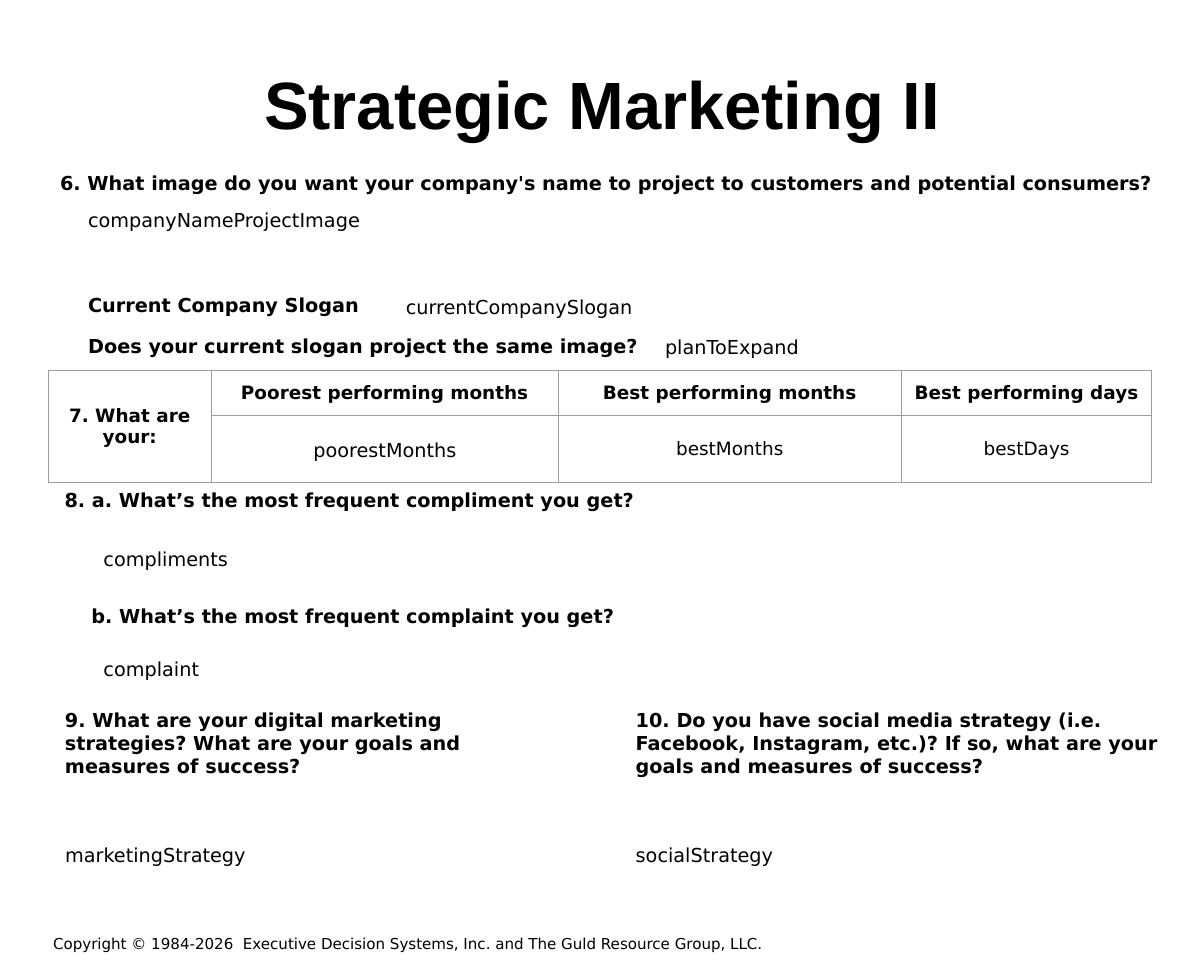
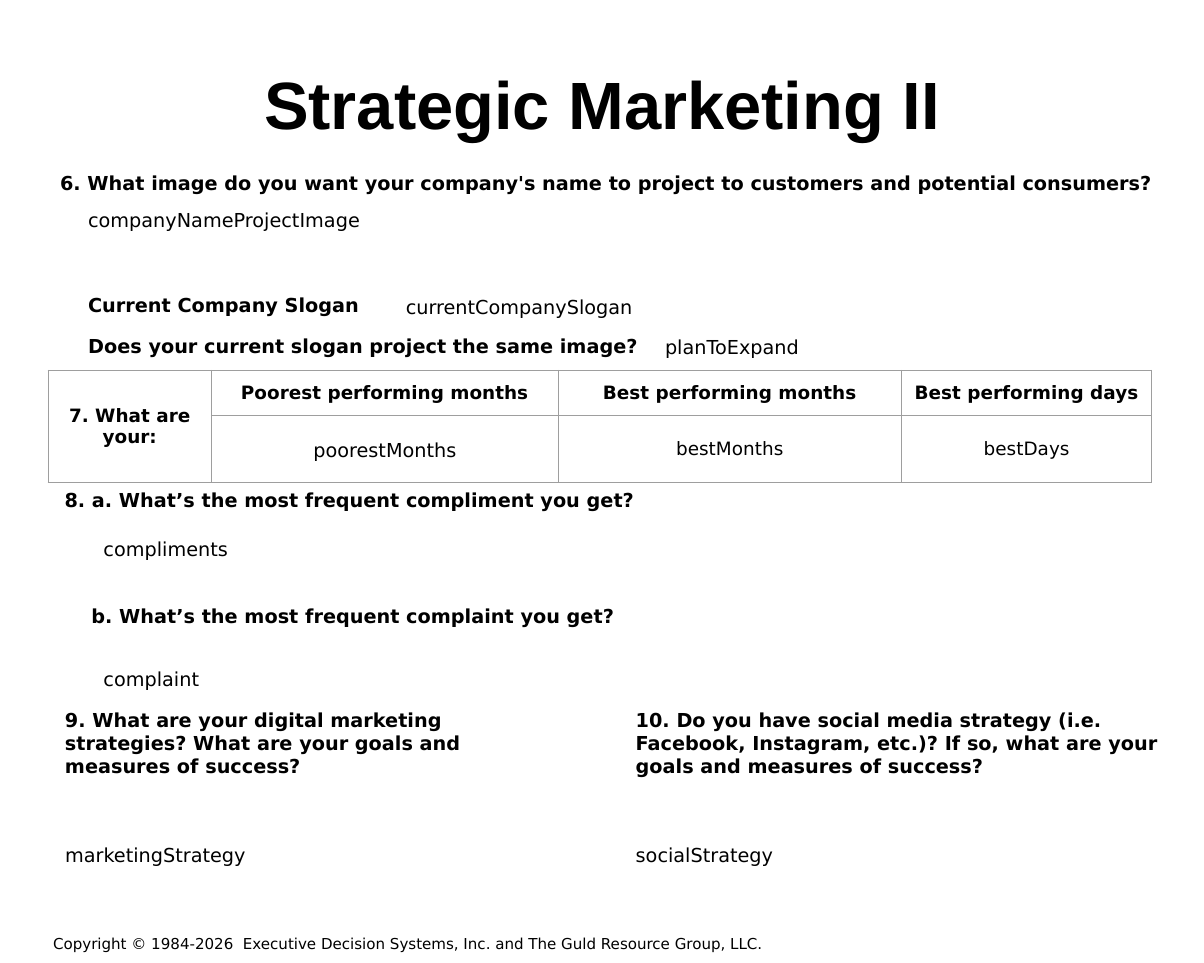
Before and after one commit to hintonandrew510/wizardfrontend, a slide deck: slide 5 of mavenprojectSCR/src/main/resources/powerpointtemplate/tvTemplate.pptx. Drawn at 1204x963 pixels with LibreOffice and Linux fonts; fonts in the diff are those of the drawing; background and template pictures are left out. Boxes give left, top, right and bottom in pixels: in the first picture for what was removed or moved away, otherwise in the second. Text is boxed around its words. In the diff, an @@ line names an element or a change of style, - is before the commit and + after.

```diff
--- a/mavenprojectSCR/src/main/resources/powerpointtemplate/tvTemplate.pptx
+++ b/mavenprojectSCR/src/main/resources/powerpointtemplate/tvTemplate.pptx
@@ text "compliments": place and size @@
-text "compliments" at [103,551,227,570]
+text "compliments" at [103,541,227,560]
@@ text "complaint": place and size @@
-text "complaint" at [103,661,199,680]
+text "complaint" at [103,671,199,690]
```
Also in this commit, not shown: 2 other slides changed, 11 other files.
